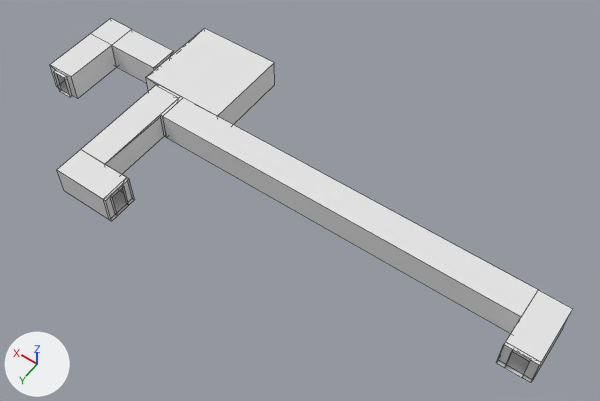
What one commit did to the Blender file DyNaDeMo/assets/Textures/ObservationRoute.blend.
Rendered twice from a 50 mm camera at (-14.2, 14.81, 19.99) aimed at (-5.3, 2.34, 0.4). The lights are fixed; the arrows at lower left show +X, +Y and +Z. Mesh edges are drawn as thin lines.

Before the edit, the objects in view are built like this:
```python
me_mroomobserveroomc = bpy.data.meshes.new('MRoomObserveRoomC')
me_mroomobserveroomc.from_pydata(...)  # 40 vertices, 31 faces; spans x -5.0..1.0, y -1.0..5.0, z 0.0..1.0
me_mroomobserveroomc.materials.append(mat_room_000)  # white #e5e5e5
me_observebuttondoorsc = bpy.data.meshes.new('ObserveButtonDoorsC')
me_observebuttondoorsc.from_pydata(...)  # 80 vertices, 61 faces, 17 loose edges; spans x -2.7..0.3, y -28.0..1.0, z 0.0..1.0
me_observebuttondoorsc.materials.append(mat_room_000)  # white #e5e5e5
me_observeroom = bpy.data.meshes.new('ObserveRoom')
me_observeroom.from_pydata(...)  # 16 vertices, 10 faces; spans x -1.0..1.0, y -1.0..1.0, z 0.0..1.0
me_observeroom.materials.append(mat_room_000)  # white #e5e5e5
ob_mroomobserveroomc = bpy.data.objects.new('MRoomObserveRoomC', me_mroomobserveroomc)
ob_mroomobserveroomc.location = (4.0, 0.5, 0.0)
ob_mroomobserveroomc.scale = (0.5, 0.5, 1.0)
ob_observebuttondoorsc = bpy.data.objects.new('ObserveButtonDoorsC', me_observebuttondoorsc)
ob_observebuttondoorsc.location = (0.5, 2.0, 0.0)
ob_observebuttondoorsc.rotation_euler = (0.0, 0.0, -1.571)  # degrees (0, 0, -90)
ob_observebuttondoorsc.scale = (1.5, 0.5, 1.0)
ob_observeroom = bpy.data.objects.new('ObserveRoom', me_observeroom)
ob_observeroom.location = (0.0, 0.0, 0.0)
ob_observeroom.rotation_euler = (0.0, 0.0, -1.571)  # degrees (0, 0, -90)
ob_observeroom.scale = (1.5, 1.5, 1.0)
```
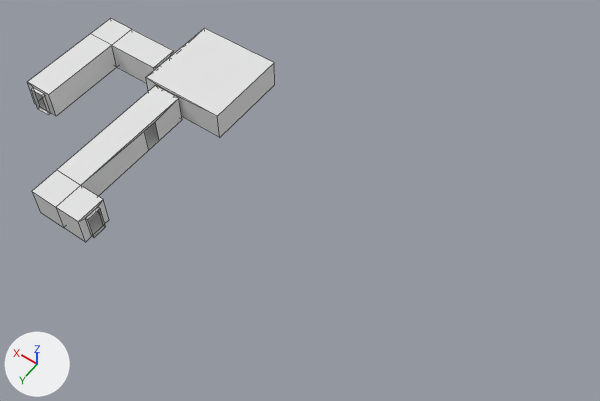
Commit message: Improve rooms.

The edits, one by one:
me_mroomobserveroomc is used by ob_mroomobserveroomc; location (4.0, 0.5, 0.0); scale (0.5, 0.5, 1.0).
me_mroomobserveroomc had 40 vertices, 31 faces and spanned x -5.0..1.0, y -1.0..5.0, z 0.0..1.0.
me_mroomobserveroomc now has 32 vertices, 26 faces and spans x -5.0..1.0, y -1.0..7.0, z 0.0..1.0.
me_mroomobserveroomc part 1: 12 vertices added at x -1.0..1.0, y 6.8..7.0, z 0.0..1.0.
Mesh me_observebuttonc is new.
It has 36 vertices, 28 faces and spans x -2.67..1.0, y -3.0..1.0, z 0.0..1.0.
It uses material mat_room_000 (white #e5e5e5).
Object 'ObserveButtonDoorsC' (ob_observebuttondoorsc) is deleted.
Object 'ObserveButtonC' (ob_observebuttonc) is new; it shows me_observebuttonc.
Its location is (0.5, 3.0, 0.0).
Its rotation in degrees is (0, 0, -90).
Its scale is (1.5, 0.5, 1.0).

Where the change shows, as pixel boxes [x1, y1, x2, y2] in the pictures (600 x 401 px):
'ObserveButtonDoorsC', deleted: before [57, 84, 573, 383]
'ObserveButtonC', added: after [32, 86, 182, 242]
'MRoomObserveRoomC', reshaped (18% wider, 21% taller): before [50, 18, 174, 99]; after [27, 18, 174, 116]
part 1 of me_mroomobserveroomc, added: after [27, 34, 117, 116]
